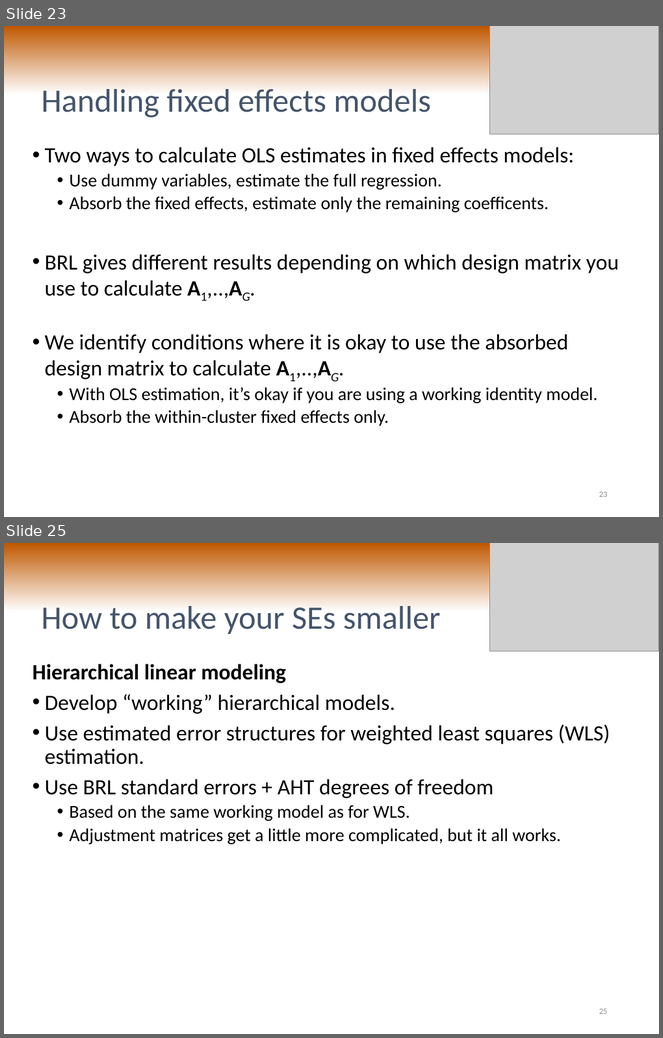
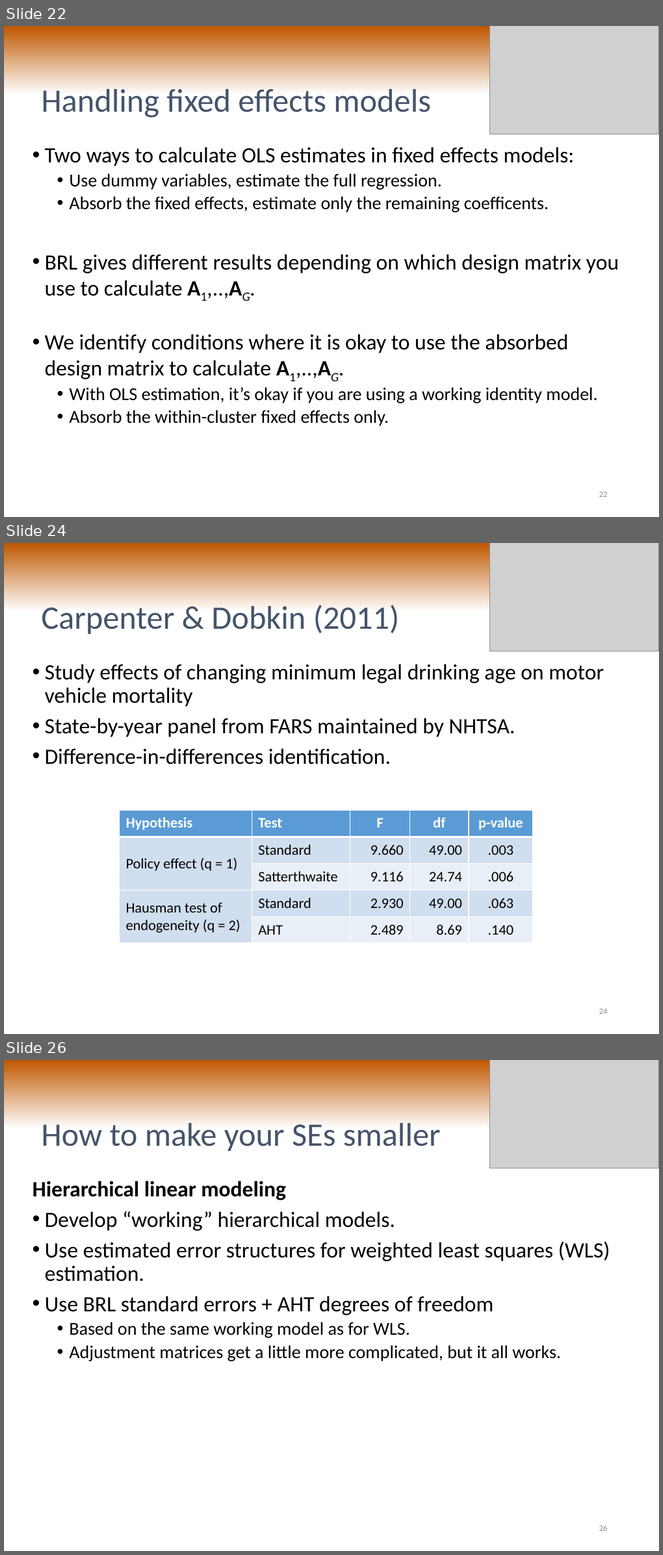
Before and after one commit to jepusto/clubSandwich, a slide deck: paper_ClusterRobustTesting/PRC_talk_20160218.pptx. Shown one above the other, each under a label of ours: slides 23 and 25 before the commit, slides 22, 24 and 26 after it; the slides between them are not shown. The pictures are 663x1038 and 663x1555 pixels, drawn with LibreOffice and Linux fonts; fonts in the diff are those of the drawing; grey boxes stand for pictures. Boxes give left, top, right and bottom in pixels: in the first picture for what was removed or moved away, otherwise in the second. Text is boxed around its words. In the diff, an @@ line names an element or a change of style, - is before the commit and + after.

```diff
--- a/paper_ClusterRobustTesting/PRC_talk_20160218.pptx
+++ b/paper_ClusterRobustTesting/PRC_talk_20160218.pptx
@@ slide 24 added at [4,543,659,1034], background gradient #BF5700 to #FFFFFF @@
@@ picture added at [490,543,659,651] @@
@@ title added at [41,605,400,634], 36 pt, text #44546A @@
+Carpenter & Dobkin (2011)
@@ text added at [45,664,604,765], 24 pt, text #000000 @@
+• Study effects of changing minimum legal drinking age on motor vehicle mortality
+• State-by-year panel from FARS maintained by NHTSA.
+• Difference-in-differences identification.
@@ table added at [119,810,532,943], 5 rows, 5 columns @@
+Hypothesis | Test | F | df | p-value
+Policy effect (q = 1) | Standard | 9.660 | 49.00 | .003
+ | Satterthwaite | 9.116 | 24.74 | .006
+Hausman test of endogeneity (q = 2) | Standard | 2.930 | 49.00 | .063
+ | AHT | 2.489 | 8.69 | .140
@@ page number added at [599,1009,608,1014], 9 pt, text #8C8C8C @@
+24
@@ what was slide 23 is now slide 22 @@
@@ what was slide 25 is now slide 26 @@
```
Also in this commit, not shown: 10 slides changed, 2 other slides added, 2 slides removed, 2 other files.
